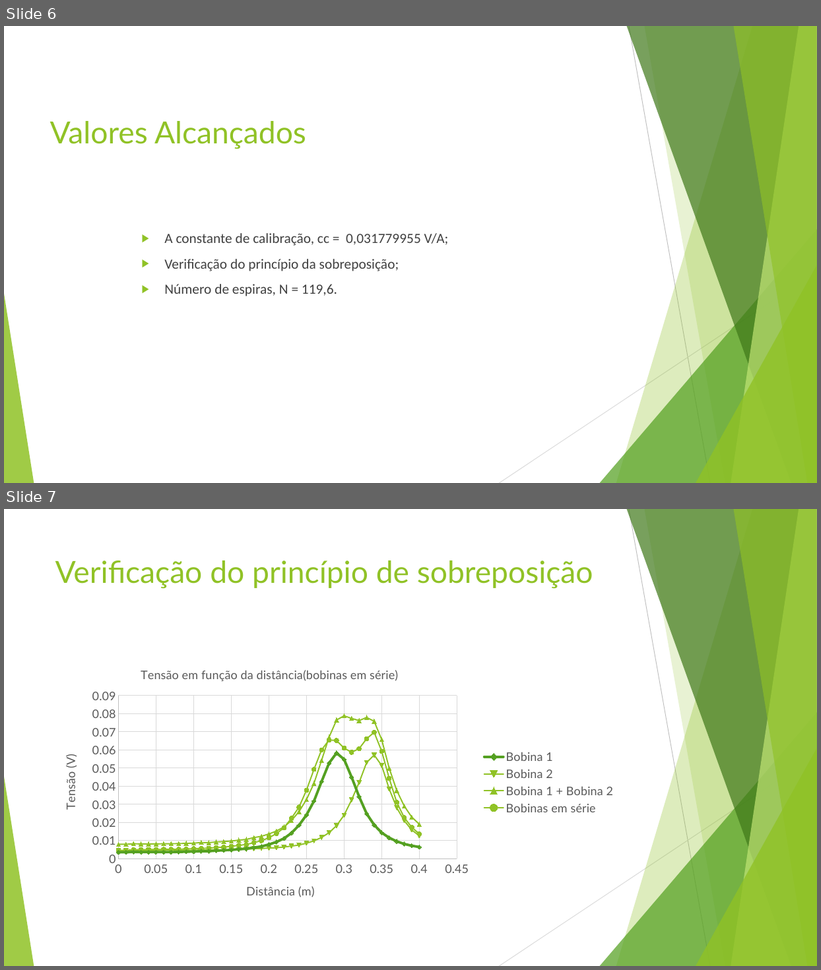
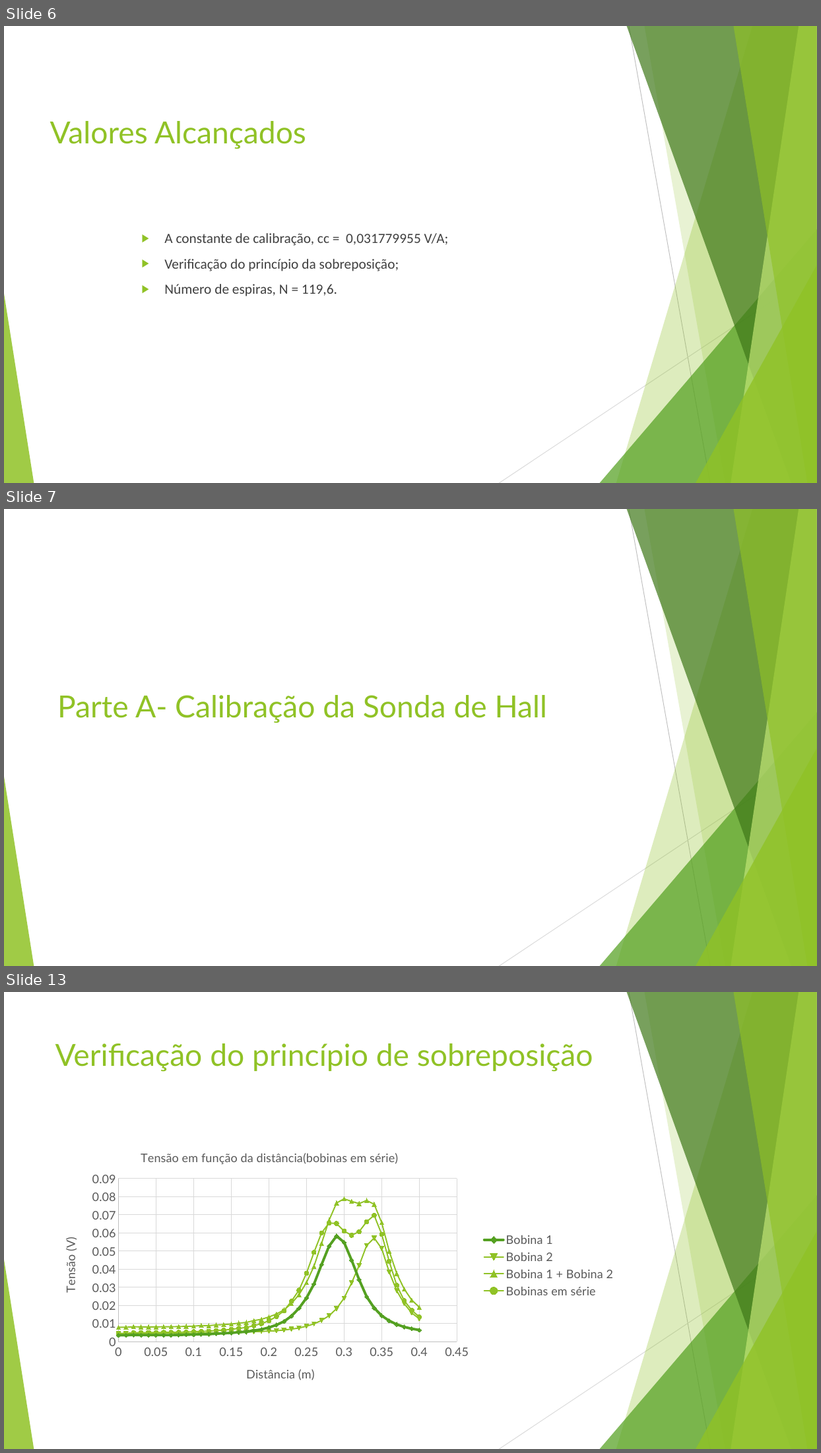
Before and after one commit to jok1n9/MCE, a slide deck: AprestOralMCE.pptx. Shown one above the other, each under a label of ours: slides 6 and 7 before the commit, slides 6, 7 and 13 after it; the slides between them are not shown. The pictures are 821x970 and 821x1453 pixels, drawn with LibreOffice and Linux fonts; fonts in the diff are those of the drawing. Boxes give left, top, right and bottom in pixels: in the first picture for what was removed or moved away, otherwise in the second. Text is boxed around its words. In the diff, an @@ line names an element or a change of style, - is before the commit and + after.

Commit message:
adição de todas as partes
adição de partes e readicionar o 1 excel da segunda experiencia

```diff
--- a/AprestOralMCE.pptx
+++ b/AprestOralMCE.pptx
@@ slide 7 added at bbox=[4, 509, 817, 966], background #FFFFFF; not listed: 10 template elements that a slide beside it also shows @@
@@ title added at bbox=[57, 695, 547, 723], 36 pt, text #90C226 @@
+Parte A- Calibração da Sonda de Hall
@@ what was slide 7 is now slide 13 @@
```
Also in this commit, not shown: 5 other slides added, 1 other file.
